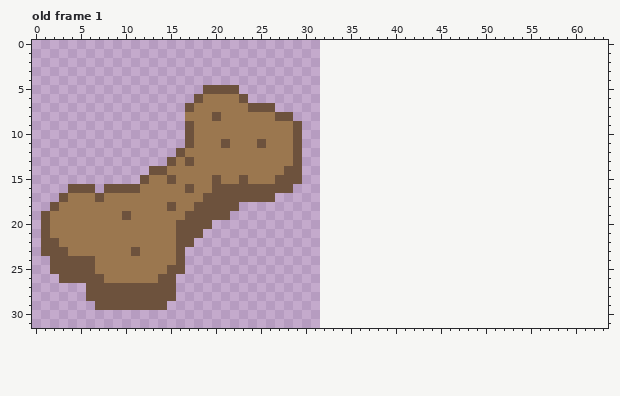
Two versions of one pixel-art file, assets/sprite_croquette.aseprite. Above is the file before it was changed.
32x32 pixels, 1 frame. Shown: old frame 1. The old version is drawn lined up with the new one, on the new canvas. The commit also changed other frames, which this record leaves out.
After the commit:
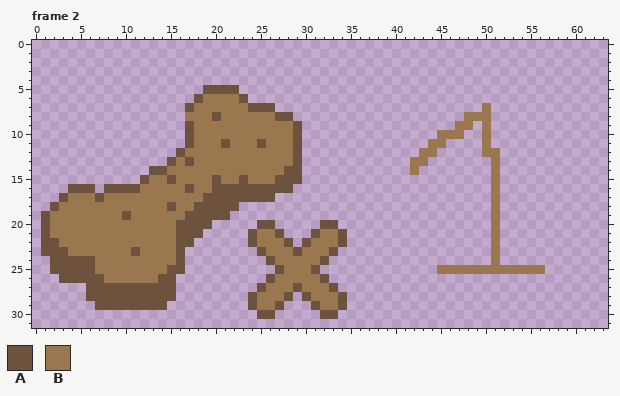
Palette (. is transparent): A #6d523d  B #9b774f
A new or re-ordered frame is compared with the old frame closest to it.
From old to new:
{"change": "canvas 32x32 -> 64x32"}
{"change": "frames 1 -> 6"}
{"where": "frame 2 is new; against old frame 1"}
{"frame":2,"y":7,"x":50,"old":".","new":"B"}
{"frame":2,"y":8,"x":48,"old":"...","new":"BBB"}
{"frame":2,"y":9,"x":47,"old":"..","new":"BB"}
{"frame":2,"y":9,"x":50,"old":".","new":"B"}
{"frame":2,"y":10,"x":45,"old":"...","new":"BBB"}
{"frame":2,"y":10,"x":50,"old":".","new":"B"}
{"frame":2,"y":11,"x":44,"old":"..","new":"BB"}
{"frame":2,"y":11,"x":50,"old":".","new":"B"}
{"frame":2,"y":12,"x":43,"old":"..","new":"BB"}
{"frame":2,"y":12,"x":50,"old":"..","new":"BB"}
{"frame":2,"y":13,"x":42,"old":"..","new":"BB"}
{"frame":2,"y":13,"x":51,"old":".","new":"B"}
{"frame":2,"y":14,"x":42,"old":".","new":"B"}
{"frame":2,"y":14,"x":51,"old":".","new":"B"}
{"frame":2,"y":15,"x":51,"old":".","new":"B"}
{"frame":2,"y":16,"x":51,"old":".","new":"B"}
{"frame":2,"y":17,"x":51,"old":".","new":"B"}
{"frame":2,"y":18,"x":51,"old":".","new":"B"}
{"frame":2,"y":19,"x":51,"old":".","new":"B"}
{"frame":2,"y":20,"x":25,"old":"..","new":"AA"}
{"frame":2,"y":20,"x":32,"old":"..","new":"AA"}
{"frame":2,"y":20,"x":51,"old":".","new":"B"}
{"frame":2,"y":21,"x":24,"old":"....","new":"ABBA"}
{"frame":2,"y":21,"x":31,"old":"....","new":"ABBA"}
{"frame":2,"y":21,"x":51,"old":".","new":"B"}
{"frame":2,"y":22,"x":24,"old":".....","new":"ABBBA"}
{"frame":2,"y":22,"x":30,"old":".....","new":"ABBBA"}
{"frame":2,"y":22,"x":51,"old":".","new":"B"}
{"frame":2,"y":23,"x":25,"old":".........","new":"ABBBABBBA"}
{"frame":2,"y":23,"x":51,"old":".","new":"B"}
{"frame":2,"y":24,"x":26,"old":".......","new":"ABBBBBA"}
{"frame":2,"y":24,"x":51,"old":".","new":"B"}
{"frame":2,"y":25,"x":27,"old":".....","new":"ABBBA"}
{"frame":2,"y":25,"x":45,"old":"............","new":"BBBBBBBBBBBB"}
{"frame":2,"y":26,"x":26,"old":".......","new":"ABBBBBA"}
{"frame":2,"y":27,"x":25,"old":".........","new":"ABBBABBBA"}
{"frame":2,"y":28,"x":24,"old":".....","new":"ABBBA"}
{"frame":2,"y":28,"x":30,"old":".....","new":"ABBBA"}
{"frame":2,"y":29,"x":24,"old":"....","new":"ABBA"}
{"frame":2,"y":29,"x":31,"old":"....","new":"ABBA"}
{"frame":2,"y":30,"x":25,"old":"..","new":"AA"}
{"frame":2,"y":30,"x":32,"old":"..","new":"AA"}
{"label":"added","picture_box":[410,103,545,274]}
{"label":"added","picture_box":[248,220,347,319]}
